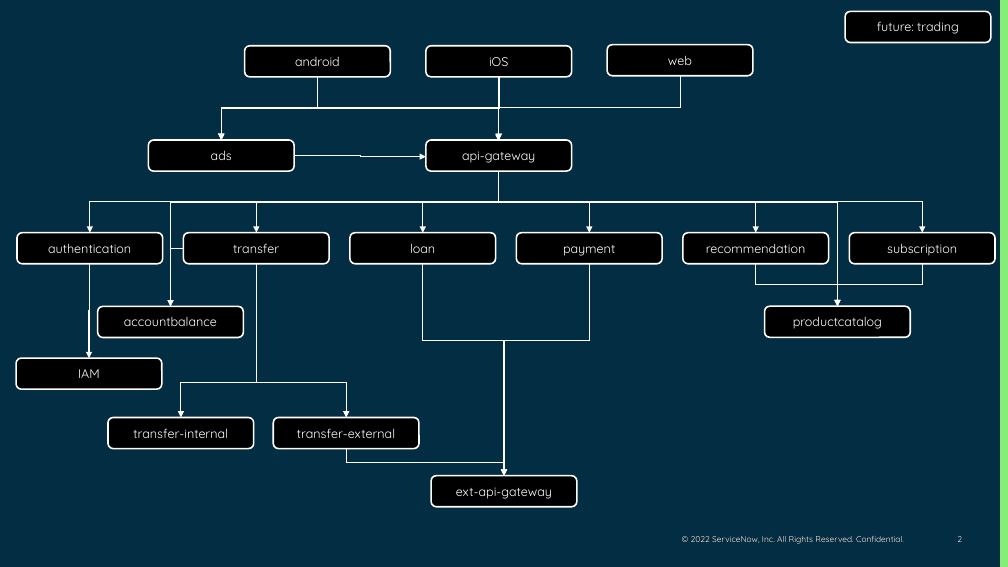
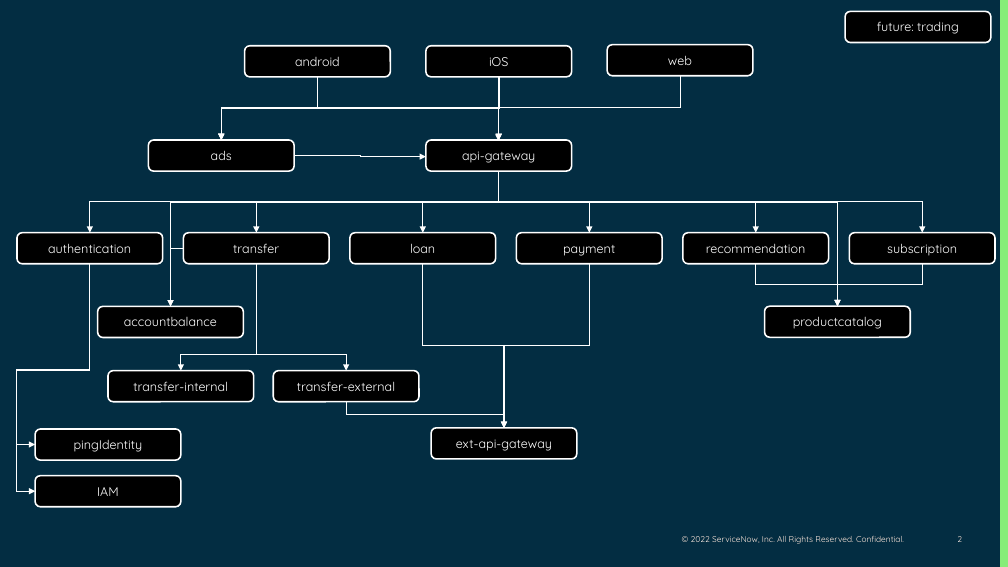
Before and after one commit to dimitrisfinas/telemetry-generator, a slide deck: slide 2 of examples/doc_mini_ebank.pptx. Drawn at 1008x567 pixels with LibreOffice and Linux fonts; fonts in the diff are those of the drawing; background and template pictures are left out. Boxes give left, top, right and bottom in pixels: in the first picture for what was removed or moved away, otherwise in the second. Text is boxed around its words. In the diff, an @@ line names an element or a change of style, - is before the commit and + after.

Commit message:
add pingIdentity service

```diff
--- a/examples/doc_mini_ebank.pptx
+++ b/examples/doc_mini_ebank.pptx
@@ elbow arrow moved from (90, 264) - (89, 358) to (90, 264) - (35, 492) @@
@@ elbow arrow added from (90, 264) to (35, 445), #FFFFFF 1 pt @@
@@ elbow arrow moved from (256, 264) - (181, 417) to (256, 264) - (181, 371) @@
@@ elbow arrow moved from (256, 264) - (346, 417) to (256, 264) - (346, 371) @@
@@ elbow arrow moved from (423, 264) - (504, 476) to (423, 264) - (504, 428) @@
@@ elbow arrow moved from (589, 264) - (504, 476) to (589, 264) - (504, 428) @@
@@ 2 rounded rectangles, 1 elbow arrow: place and size @@
-2 rounded rectangles, 1 elbow arrow at bbox=[108, 417, 504, 476]
+2 rounded rectangles, 1 elbow arrow at bbox=[108, 371, 504, 428]
@@ rounded rectangle added at bbox=[35, 429, 181, 460], fill #000000, outline #FFFFFF 1.5 pt, 12 pt, text #FFFFFF @@
+pingIdentity
@@ rounded rectangle "ext-api-gateway": place and size @@
-rounded rectangle "ext-api-gateway" at bbox=[431, 476, 577, 507]
+rounded rectangle "ext-api-gateway" at bbox=[431, 428, 577, 459]
@@ rounded rectangle "IAM": place and size @@
-rounded rectangle "IAM" at bbox=[16, 358, 162, 389]
+rounded rectangle "IAM" at bbox=[35, 476, 181, 507]
```
Also in this commit, not shown: 1 slide added, 1 other file.
